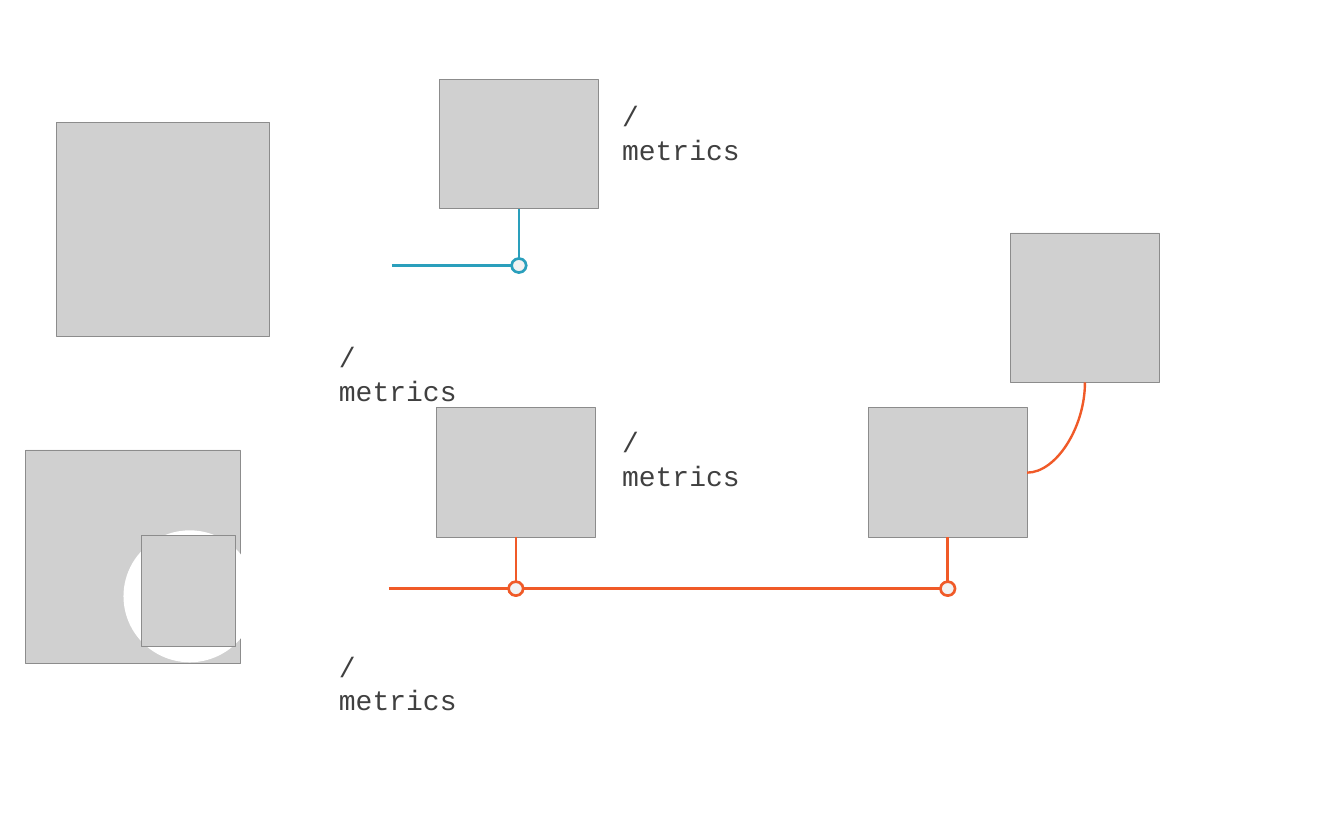
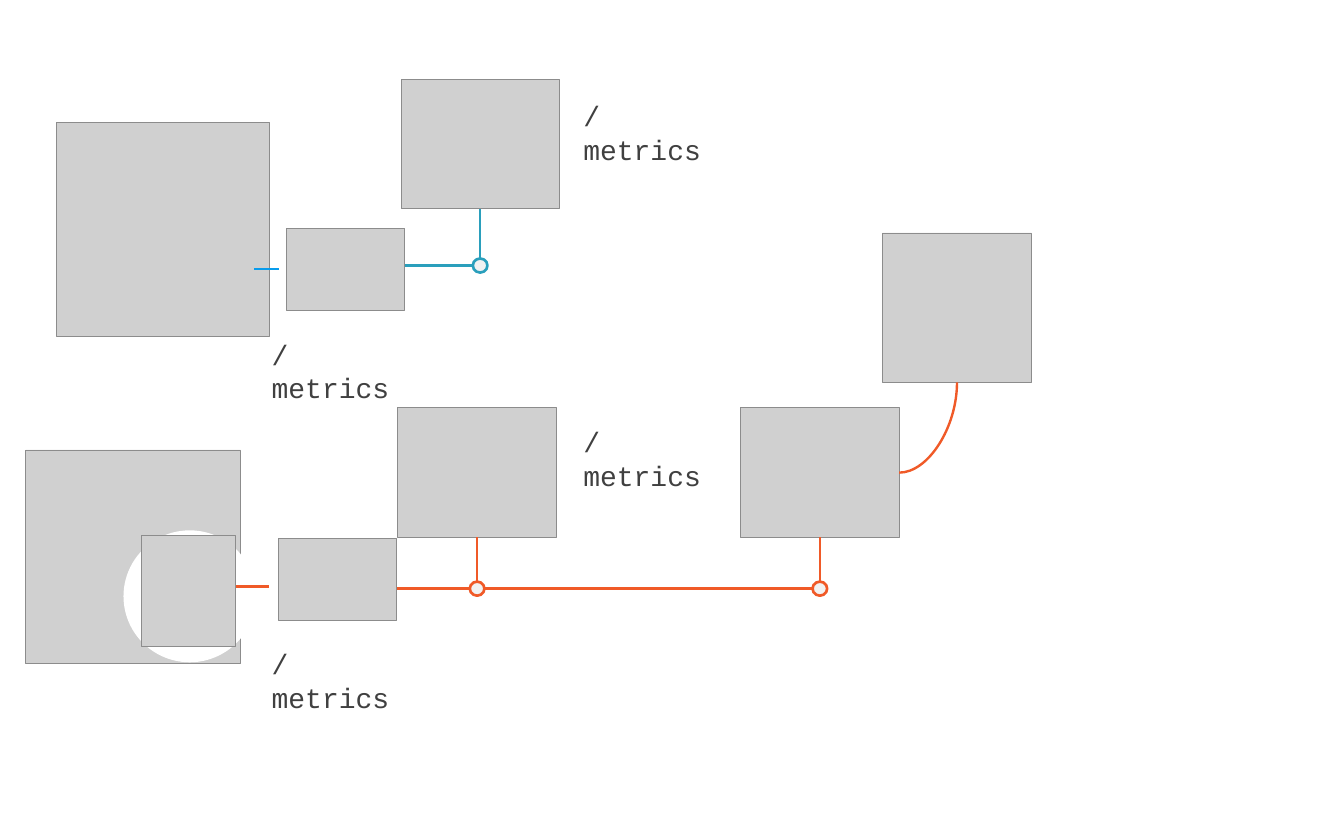
Before and after one commit to sixeyed/dak4.net, a slide deck: slide 3 of slides/06-monitoring.pptx. Drawn at 1344x840 pixels with LibreOffice and Linux fonts; fonts in the diff are those of the drawing; grey boxes stand for pictures. Boxes give left, top, right and bottom in pixels: in the first picture for what was removed or moved away, otherwise in the second. Text is boxed around its words. In the diff, an @@ line names an element or a change of style, - is before the commit and + after.

```diff
--- a/slides/06-monitoring.pptx
+++ b/slides/06-monitoring.pptx
@@ picture added at [287,228,404,310] @@
@@ line added from (279, 269) to (254, 269), #099CEC 2 pt @@
@@ text "/metrics" rewrapped from [339,381,457,409] to [272,378,390,399] @@
@@ 2 pictures, 1 line, 1 ellipse, 1 curved line: place and size @@
-2 pictures, 1 line, 1 ellipse, 1 curved line at [869,233,1159,595]
+2 pictures, 1 line, 1 ellipse, 1 curved line at [741,233,1031,595]
@@ ellipse added at [246,504,374,631], fill #FFFFFF @@
@@ picture added at [279,538,397,620] @@
@@ line added from (269, 586) to (236, 586), #F05A28 2 pt @@
@@ 4 lines, 2 pictures, 2 texts, 2 ellipses: place and size @@
-4 lines, 2 pictures, 2 texts, 2 ellipses at [389,79,740,595]
+4 lines, 2 pictures, 2 texts, 2 ellipses at [350,79,701,595]
@@ line moved from (523, 589) - (940, 589) to (485, 589) - (812, 589) @@
@@ text "/metrics": place and size @@
-text "/metrics" at [339,690,457,711]
+text "/metrics" at [272,688,390,709]
```
Also in this commit, not shown: 4 other slides changed, 2 other files.
